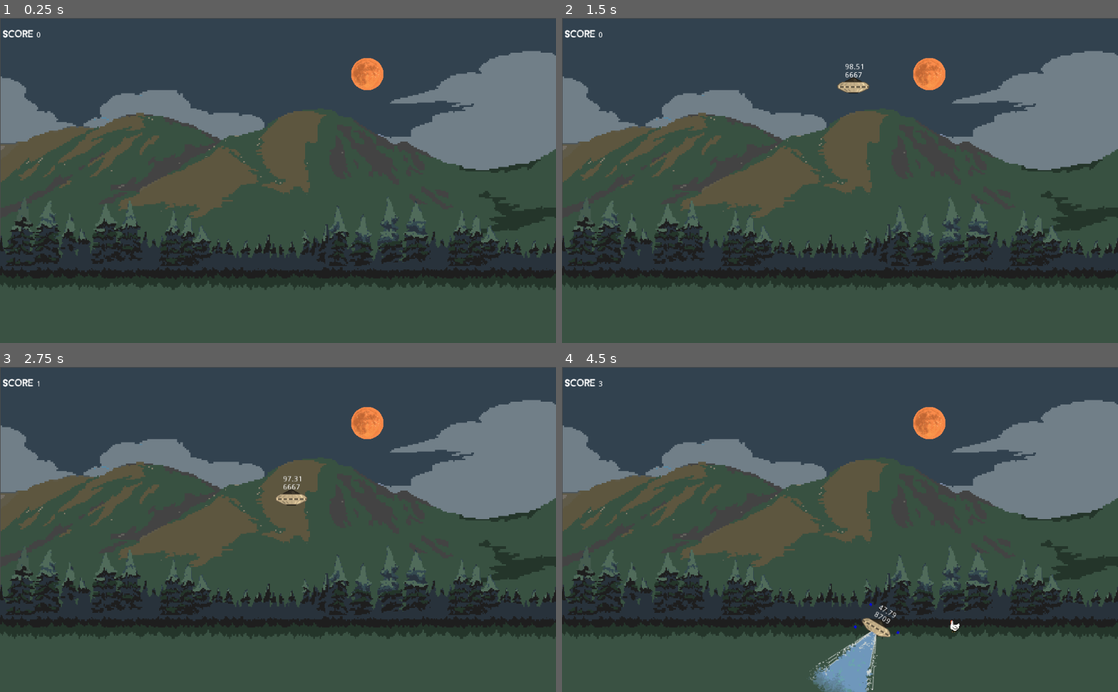
Above: before the commit, frames 1-4 (two rows, left to right).
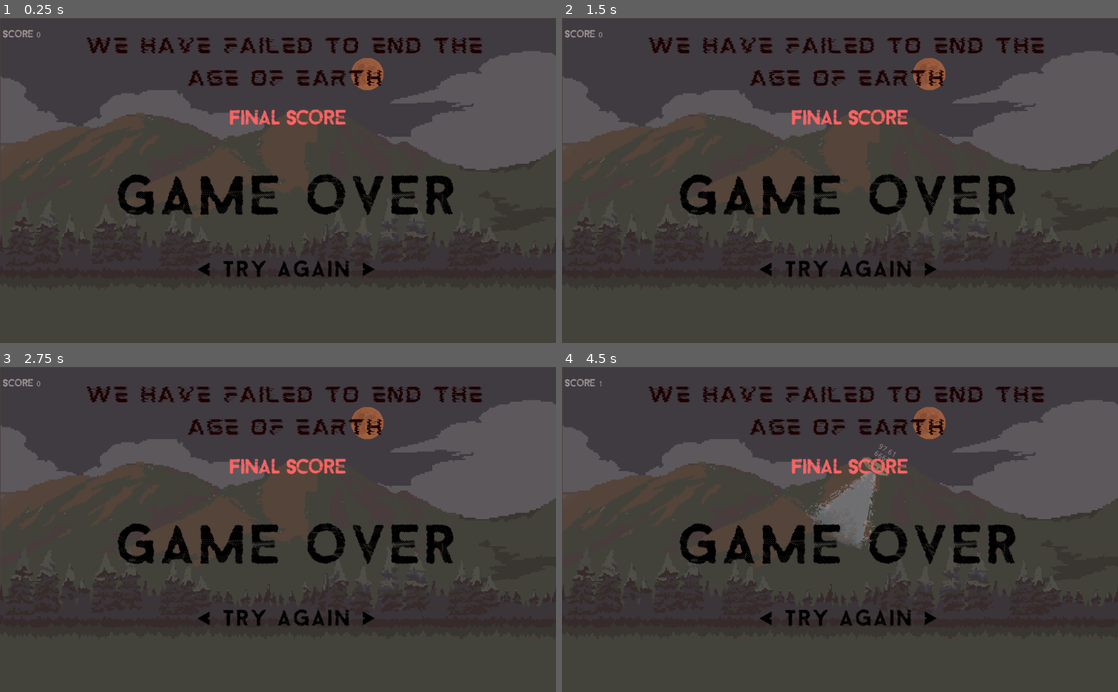
Above: after the commit, the same moments.

Repository: Beat1823/LudumDare52
Game: Godot game, scene res://Game/MainScene.tscn
Same seed, same stepped clock (60 frames per second), same inputs: the game is played once before the commit and once after it. This scene is started directly instead of the project's main scene.
Inputs (mouse positions are in pixels of both pictures, inside the frame that each line leads up to):
- Up to frame 1 (0.25 s): no input
- Up to frame 2 (1.5 s): click (851, 268) at 0.52 s; click (851, 268) at 1.27 s
- Up to frame 3 (2.75 s): click (289, 617) at 2.02 s
- Up to frame 4 (4.5 s): hold Right (Right) 2.78-3.53 s; hold Space (TractorBeam) 2.78-3.53 s; hold Down (Down) 3.53-4.28 s; tap Space (TractorBeam) at 3.6 s; hold Right (Right) from 4.28 s (still down); hold Space (TractorBeam) from 4.28 s (still down)

The runs differ from the first frame. In frame 1, 19% of the frame differs, in the area x 0-100%, y 3-80%; in frame 2, 19%; in frame 3, 19%; in frame 4, 22%, in the area x 0-100%, y 3-100%.

Commit message:
Allow game to start over, have final score on end screen. Change intro font.

Diff:
--- a/Game/MainScene.gd
+++ b/Game/MainScene.gd
@@ -13,6 +13,7 @@
 	$ScoreTimer.stop()
 	$SpawnTimer.stop()
 	$GameOverScreen.show()
+	$GameOverScreen/VBoxContainer/FinalScore.bbcode_text = "[center]" + String (score) + "[/center]"
 
 func newgame():
 	score = 0
@@ -53,3 +54,4 @@
 
 func _on_Restart_pressed():
 	$GameOverScreen.hide()
+	get_tree().change_scene("res://Game/MainScene.tscn")
--- a/Game/MainScene.tscn
+++ b/Game/MainScene.tscn
@@ -9,12 +9,21 @@
 [ext_resource path="res://Game/UI/Fail Message.png" type="Texture" id=7]
 [ext_resource path="res://Game/UI/Game Over.png" type="Texture" id=8]
 [ext_resource path="res://Game/UI/Try Again.png" type="Texture" id=9]
+[ext_resource path="res://Game/UI/Mokoto Glitch Mark.ttf" type="DynamicFontData" id=10]
 
 [sub_resource type="RectangleShape2D" id=1]
 extents = Vector2( 512, 50 )
 
 [sub_resource type="DynamicFont" id=2]
 font_data = ExtResource( 4 )
+
+[sub_resource type="DynamicFont" id=3]
+size = 32
+font_data = ExtResource( 4 )
+
+[sub_resource type="DynamicFont" id=4]
+size = 29
+font_data = ExtResource( 10 )
 
 [node name="MainScene" type="Node2D"]
 position = Vector2( 356, 675 )
@@ -97,14 +106,13 @@
 autoplay = true
 
 [node name="GameOverScreen" type="MarginContainer" parent="."]
-visible = false
 margin_left = -375.0
 margin_top = -684.0
 margin_right = 723.0
 margin_bottom = -65.0
 
 [node name="ColorOverlay" type="ColorRect" parent="GameOverScreen"]
-modulate = Color( 0, 0, 0, 0.529412 )
+modulate = Color( 0.294118, 0.203922, 0.203922, 0.529412 )
 margin_right = 1098.0
 margin_bottom = 619.0
 
@@ -119,11 +127,31 @@
 texture = ExtResource( 7 )
 stretch_mode = 4
 
+[node name="FinalScoreTitle" type="RichTextLabel" parent="GameOverScreen/VBoxContainer"]
+margin_top = 178.0
+margin_right = 1098.0
+margin_bottom = 215.0
+custom_colors/default_color = Color( 1, 0.392157, 0.392157, 1 )
+custom_fonts/normal_font = SubResource( 3 )
+bbcode_enabled = true
+bbcode_text = "[center] Final Score [/center]"
+text = " Final Score "
+fit_content_height = true
+
+[node name="FinalScore" type="RichTextLabel" parent="GameOverScreen/VBoxContainer"]
+margin_top = 219.0
+margin_right = 1098.0
+margin_bottom = 250.0
+custom_colors/default_color = Color( 1, 0.392157, 0.392157, 1 )
+custom_fonts/normal_font = SubResource( 4 )
+bbcode_enabled = true
+fit_content_height = true
+
 [node name="GameOverText" type="TextureRect" parent="GameOverScreen/VBoxContainer"]
 modulate = Color( 0, 0, 0, 1 )
-margin_top = 178.0
+margin_top = 254.0
 margin_right = 1098.0
-margin_bottom = 337.0
+margin_bottom = 413.0
 texture = ExtResource( 8 )
 stretch_mode = 4
 
--- a/Game/StartScreen.tscn
+++ b/Game/StartScreen.tscn
@@ -4,7 +4,7 @@
 [ext_resource path="res://Game/UI/Start button.png" type="Texture" id=2]
 [ext_resource path="res://Game/UI/Harvest moon.png" type="Texture" id=3]
 [ext_resource path="res://Game/StartScreen.gd" type="Script" id=4]
-[ext_resource path="res://Game/UI/GameFontCramps.tres" type="DynamicFontData" id=5]
+[ext_resource path="res://Game/UI/Mokoto Glitch Mark.ttf" type="DynamicFontData" id=5]
 [ext_resource path="res://Game/Audio/Music.wav" type="AudioStream" id=6]
 [ext_resource path="res://Game/UI/Buttons.png" type="Texture" id=7]
 
Not shown: 1 places in Game/MainScene.tscn that only renumber resources
Binary file added: Game/UI/Mokoto Glitch Mark.ttf
